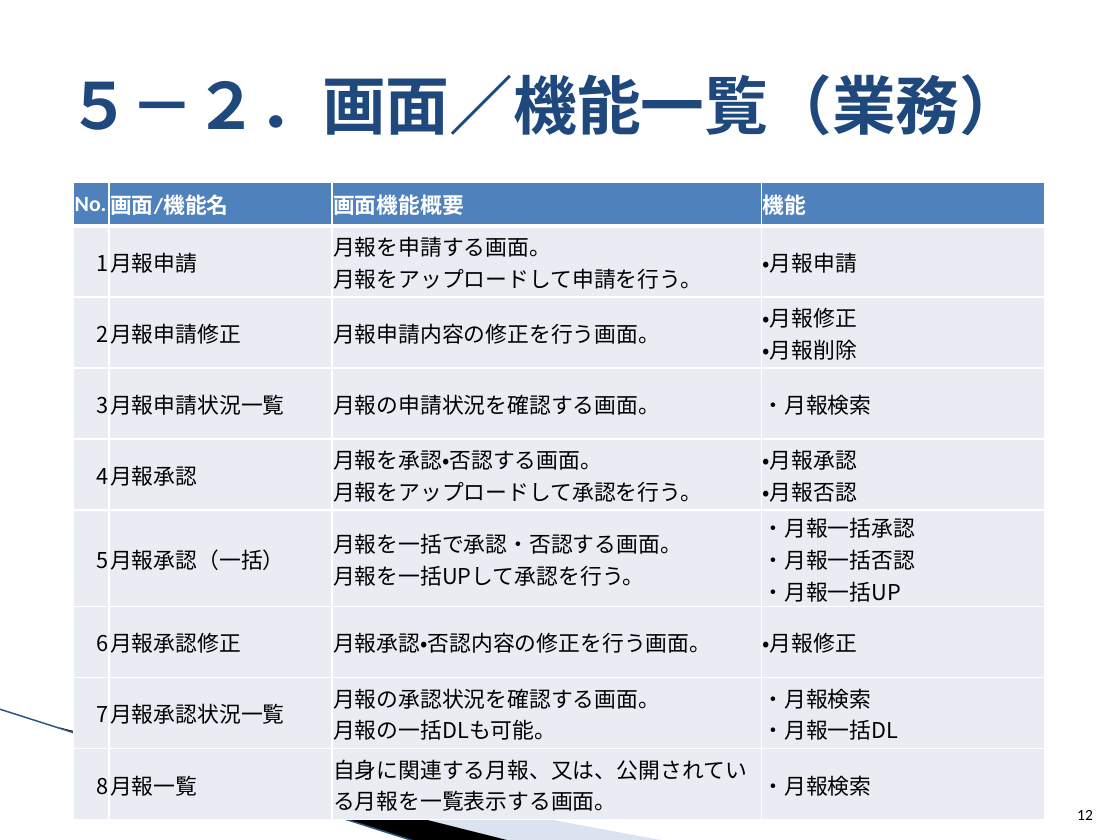
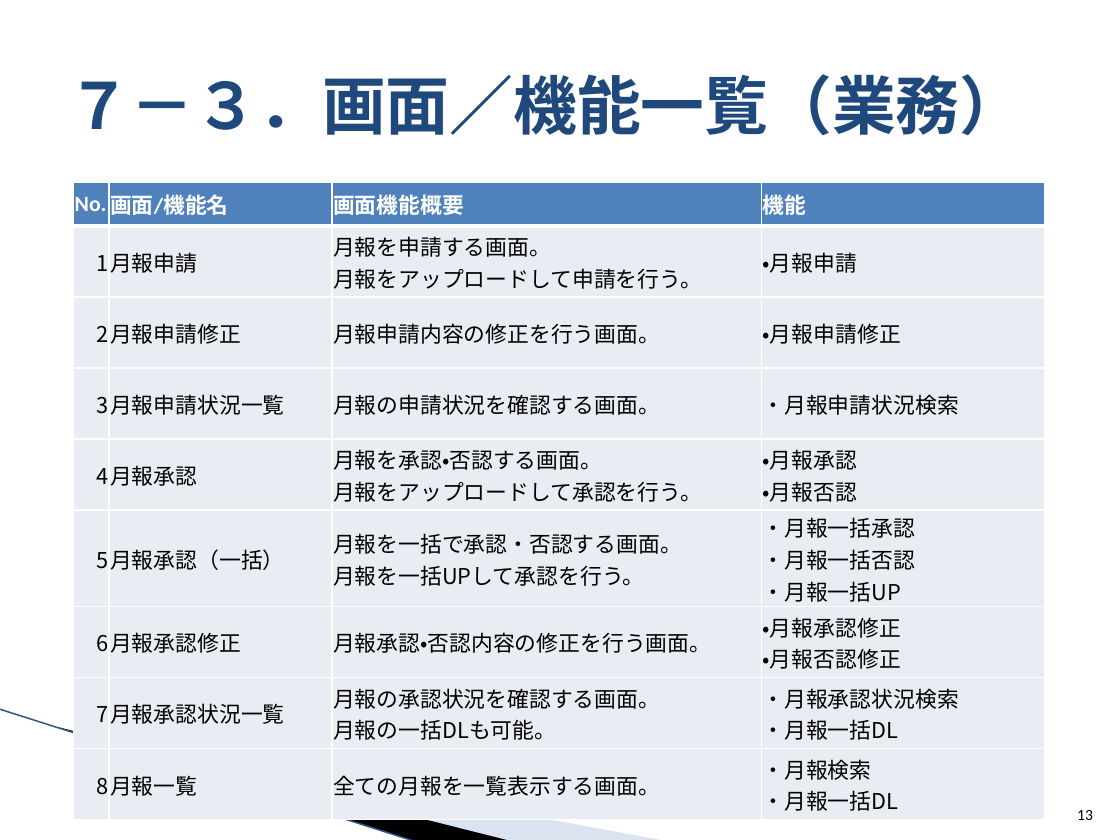
Before and after one commit to around7days/AppFreeMemo, a slide deck: slide 13 of 設計書/1_月報管理システム 提案資料.pptx (slide 12 before the commit). Drawn at 1120x840 pixels with LibreOffice and Linux fonts; fonts in the diff are those of the drawing; background and template pictures are left out. Boxes give left, top, right and bottom in pixels: in the first picture for what was removed or moved away, otherwise in the second. Text is boxed around its words. In the diff, an @@ line names an element or a change of style, - is before the commit and + after.

```diff
--- a/設計書/1_月報管理システム 提案資料.pptx
+++ b/設計書/1_月報管理システム 提案資料.pptx
@@ title at box(67, 74, 1023, 136): text changed @@
-５－２．画面／機能一覧（業務）
+７－３．画面／機能一覧（業務）
@@ table at box(74, 181, 1046, 815) @@
-row 3, column 4: ・月報修正 / ・月報削除
+row 3, column 4: ・月報申請修正
-row 4, column 4: ・月報検索
+row 4, column 4: ・月報申請状況検索
-row 7, column 4: ・月報修正
+row 7, column 4: ・月報承認修正 / ・月報否認修正
-row 8, column 4: ・月報検索 / ・月報一括DL
+row 8, column 4: ・月報承認状況検索 / ・月報一括DL
-row 9, column 3: 自身に関連する月報、又は、公開されている月報を一覧表示する画面。
+row 9, column 3: 全ての月報を一覧表示する画面。
-row 9, column 4: ・月報検索
+row 9, column 4: ・月報検索 / ・月報一括DL
@@ page number at box(1077, 810, 1093, 820): text changed @@
-12
+13
```
Also in this commit, not shown: 8 other slides changed, 1 slide added, 4 other files.
